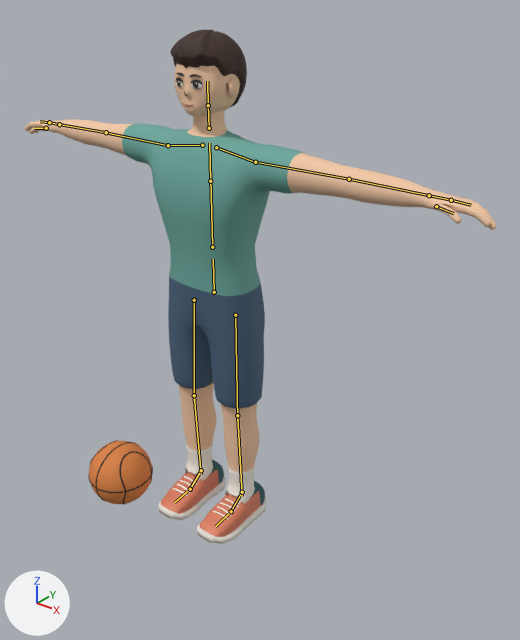
What one commit did to the glTF model 籃球遊戲/public/models/athlete_game.glb.
Before and after are seen from a camera (50 mm lens) standing at (1.498, -1.627, 1.857) and looking at (0.207, -0.014, 0.857). Lighting does not change. The marker at lower left points along +X, +Y and +Z. The picture after the commit comes second. The bones that bend it are drawn over the model as lines.

In view in the first picture: 'Athlete', 'Ball'.
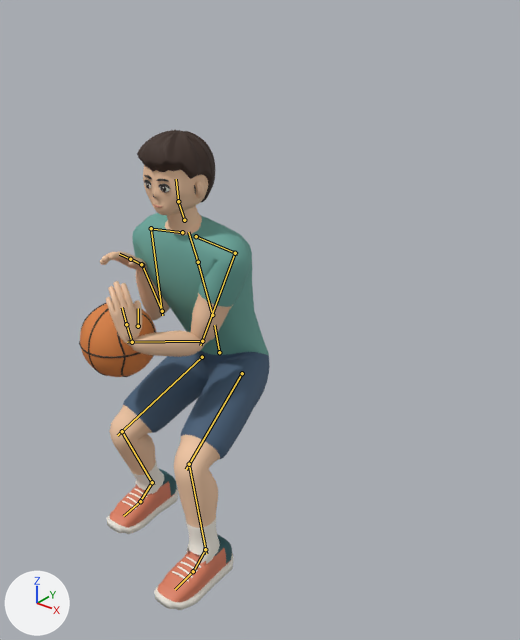
Commit message: feat(apps): 籃球遊戲第 2 階段：急停 StopJump

The newer file adds an action. The first version stands in its rest pose; the second is drawn at frame 9 of the action 'StopJump'.

Boxes [x1, y1, x2, y2] around the edits, measured in the pictures (520 x 640 px):
'Athlete', posed (64% narrower, 7% shorter): before [25, 29, 497, 544]; after [100, 130, 270, 610]
'Ball', posed (20% wider, 14% taller): before [88, 440, 153, 505]; after [79, 303, 157, 377]
bone 'hips', root to tip: before (214, 292) to (213, 259); after (219, 352) to (214, 325)
bone 'spine', root to tip: before (212, 247) to (210, 177); after (212, 315) to (197, 259)
bone 'chest', root to tip: before (210, 181) to (209, 143); after (198, 262) to (188, 232)
bone 'head', root to tip: before (208, 105) to (207, 81); after (178, 201) to (176, 179)
bone 'upper_arm.L', root to tip: before (255, 162) to (354, 180); after (235, 253) to (200, 345)
bone 'forearm.L', root to tip: before (349, 179) to (434, 196); after (202, 341) to (127, 342)
bone 'hand.L', root to tip: before (429, 195) to (449, 199); after (132, 342) to (127, 326)
bone 'upper_arm.R', root to tip: before (168, 145) to (102, 132); after (151, 228) to (162, 315)
bone 'forearm.R', root to tip: before (106, 132) to (57, 124); after (162, 311) to (141, 262)
bone 'hand.R', root to tip: before (59, 124) to (50, 122); after (142, 265) to (131, 259)
bone 'thigh.L', root to tip: before (235, 315) to (237, 420); after (242, 373) to (186, 469)
bone 'shin.L', root to tip: before (237, 415) to (242, 496); after (189, 464) to (206, 554)
bone 'foot.L', root to tip: before (242, 492) to (230, 513); after (205, 549) to (192, 573)
bone 'thigh.R', root to tip: before (194, 300) to (194, 400); after (202, 357) to (117, 435)
bone 'shin.R', root to tip: before (194, 395) to (201, 474); after (122, 431) to (153, 485)
bone 'foot.R', root to tip: before (201, 470) to (189, 490); after (152, 482) to (139, 502)

Patch to the scene script:
```diff
--- a/籃球遊戲/public/models/athlete_game.glb.py
+++ b/籃球遊戲/public/models/athlete_game.glb.py
@@ bone_hips @@
 bone_hips = bpy.data.objects['AthleteRig'].pose.bones['hips']
-bone_hips.location = (0.0, 0.0, 0.0)
-bone_hips.rotation_quaternion = (1.0, 0.0, 0.0, 0.0)  # degrees (0, 0, 0)
+bone_hips.location = (0.0, -0.25, -0.02)
+bone_hips.rotation_quaternion = (0.996, 0.09, 0.0, 0.0)  # degrees (10, 0, 0)
@@ bone_spine @@
 bone_spine = bpy.data.objects['AthleteRig'].pose.bones['spine']  # child of 'hips'
-bone_spine.rotation_quaternion = (1.0, 0.0, 0.0, 0.0)  # degrees (0, 0, 0)
+bone_spine.rotation_quaternion = (0.999, 0.05, 0.0, 0.0)  # degrees (6, 0, 0)
@@ bone_chest @@
 bone_chest = bpy.data.objects['AthleteRig'].pose.bones['chest']  # child of 'spine'
-bone_chest.rotation_quaternion = (1.0, 0.0, 0.0, 0.0)  # degrees (0, 0, 0)
+bone_chest.rotation_quaternion = (1.0, 0.025, 0.0, 0.0)  # degrees (3, 0, 0)
@@ bone_head @@
 bone_head = bpy.data.objects['AthleteRig'].pose.bones['head']  # child of 'neck'
-bone_head.rotation_quaternion = (1.0, 0.0, 0.0, 0.0)  # degrees (0, 0, 0)
+bone_head.rotation_quaternion = (0.992, -0.13, 0.0, 0.0)  # degrees (-15, 0, 0)
@@ bone_upper_arm_l @@
 bone_upper_arm_l = bpy.data.objects['AthleteRig'].pose.bones['upper_arm.L']  # child of 'shoulder.L'
-bone_upper_arm_l.rotation_quaternion = (1.0, 0.0, 0.0, 0.0)  # degrees (0, 0, 0)
+bone_upper_arm_l.rotation_quaternion = (0.591, -0.743, -0.1, -0.299)  # degrees (-99, -34, -14)
@@ bone_forearm_l @@
 bone_forearm_l = bpy.data.objects['AthleteRig'].pose.bones['forearm.L']  # child of 'upper_arm.L'
-bone_forearm_l.rotation_quaternion = (1.0, 0.0, 0.0, 0.0)  # degrees (0, 0, 0)
+bone_forearm_l.rotation_quaternion = (0.334, 0.548, 0.671, -0.371)  # degrees (15, 121, -70)
@@ bone_hand_l @@
 bone_hand_l = bpy.data.objects['AthleteRig'].pose.bones['hand.L']  # child of 'forearm.L'
-bone_hand_l.rotation_quaternion = (1.0, 0.0, 0.0, 0.0)  # degrees (0, 0, 0)
+bone_hand_l.rotation_quaternion = (0.421, 0.349, -0.728, -0.414)  # degrees (109, -19, -115)
@@ bone_upper_arm_r @@
 bone_upper_arm_r = bpy.data.objects['AthleteRig'].pose.bones['upper_arm.R']  # child of 'shoulder.R'
-bone_upper_arm_r.rotation_quaternion = (1.0, 0.0, 0.0, 0.0)  # degrees (0, 0, 0)
+bone_upper_arm_r.rotation_quaternion = (0.703, -0.7, 0.117, 0.043)  # degrees (-90, 13, -6)
@@ bone_forearm_r @@
 bone_forearm_r = bpy.data.objects['AthleteRig'].pose.bones['forearm.R']  # child of 'upper_arm.R'
-bone_forearm_r.rotation_quaternion = (1.0, 0.0, 0.0, 0.0)  # degrees (0, 0, 0)
+bone_forearm_r.rotation_quaternion = (-0.016, 0.918, -0.222, 0.328)  # degrees (-167, -36, -31)
@@ bone_hand_r @@
 bone_hand_r = bpy.data.objects['AthleteRig'].pose.bones['hand.R']  # child of 'forearm.R'
-bone_hand_r.rotation_quaternion = (1.0, 0.0, 0.0, 0.0)  # degrees (0, 0, 0)
+bone_hand_r.rotation_quaternion = (0.752, -0.266, 0.602, 0.036)  # degrees (-70, 68, -44)
@@ bone_thigh_l @@
 bone_thigh_l = bpy.data.objects['AthleteRig'].pose.bones['thigh.L']  # child of 'hips'
-bone_thigh_l.rotation_quaternion = (1.0, 0.0, 0.0, 0.0)  # degrees (0, 0, 0)
+bone_thigh_l.rotation_quaternion = (-0.791, 0.6, 0.011, 0.116)  # degrees (-74, -9, -10)
@@ bone_shin_l @@
 bone_shin_l = bpy.data.objects['AthleteRig'].pose.bones['shin.L']  # child of 'thigh.L'
-bone_shin_l.rotation_quaternion = (1.0, 0.0, 0.0, 0.0)  # degrees (0, 0, 0)
+bone_shin_l.rotation_quaternion = (0.844, 0.532, 0.023, 0.058)  # degrees (64, -1, 7)
@@ bone_foot_l @@
 bone_foot_l = bpy.data.objects['AthleteRig'].pose.bones['foot.L']  # child of 'shin.L'
-bone_foot_l.rotation_quaternion = (1.0, 0.0, 0.0, 0.0)  # degrees (0, 0, 0)
+bone_foot_l.rotation_quaternion = (0.999, -0.003, -0.042, 0.029)  # degrees (-1, -5, 3)
@@ bone_thigh_r @@
 bone_thigh_r = bpy.data.objects['AthleteRig'].pose.bones['thigh.R']  # child of 'hips'
-bone_thigh_r.rotation_quaternion = (1.0, 0.0, 0.0, 0.0)  # degrees (0, 0, 0)
+bone_thigh_r.rotation_quaternion = (0.815, -0.566, 0.012, 0.124)  # degrees (-69, 9, 11)
@@ bone_shin_r @@
 bone_shin_r = bpy.data.objects['AthleteRig'].pose.bones['shin.R']  # child of 'thigh.R'
-bone_shin_r.rotation_quaternion = (1.0, 0.0, 0.0, 0.0)  # degrees (0, 0, 0)
+bone_shin_r.rotation_quaternion = (0.766, 0.637, -0.036, -0.073)  # degrees (79, 2, -9)
@@ bone_foot_r @@
 bone_foot_r = bpy.data.objects['AthleteRig'].pose.bones['foot.R']  # child of 'shin.R'
-bone_foot_r.rotation_quaternion = (1.0, 0.0, 0.0, 0.0)  # degrees (0, 0, 0)
+bone_foot_r.rotation_quaternion = (0.984, -0.176, 0.033, -0.023)  # degrees (-20, 3, -3)
```
